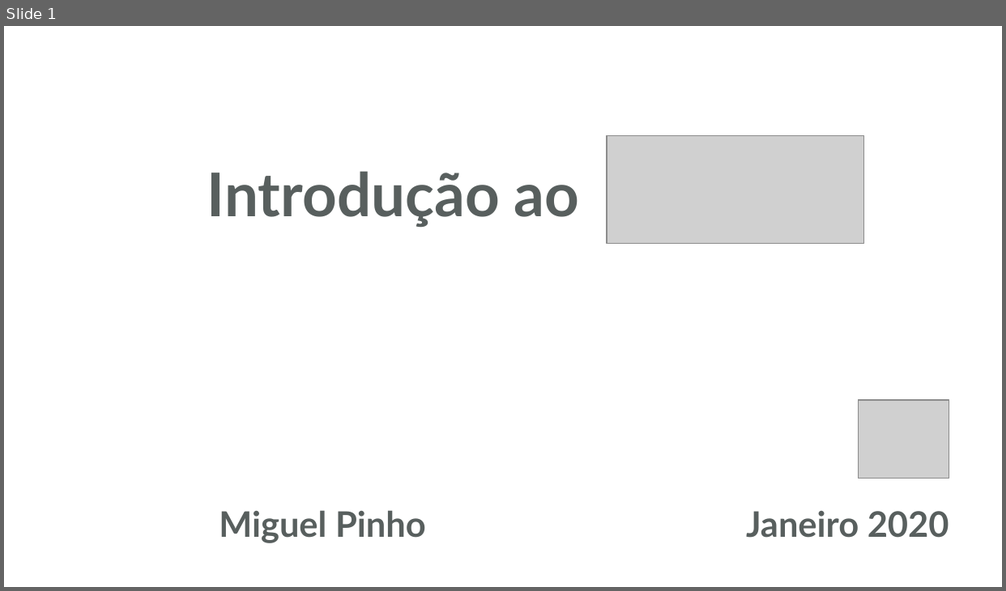
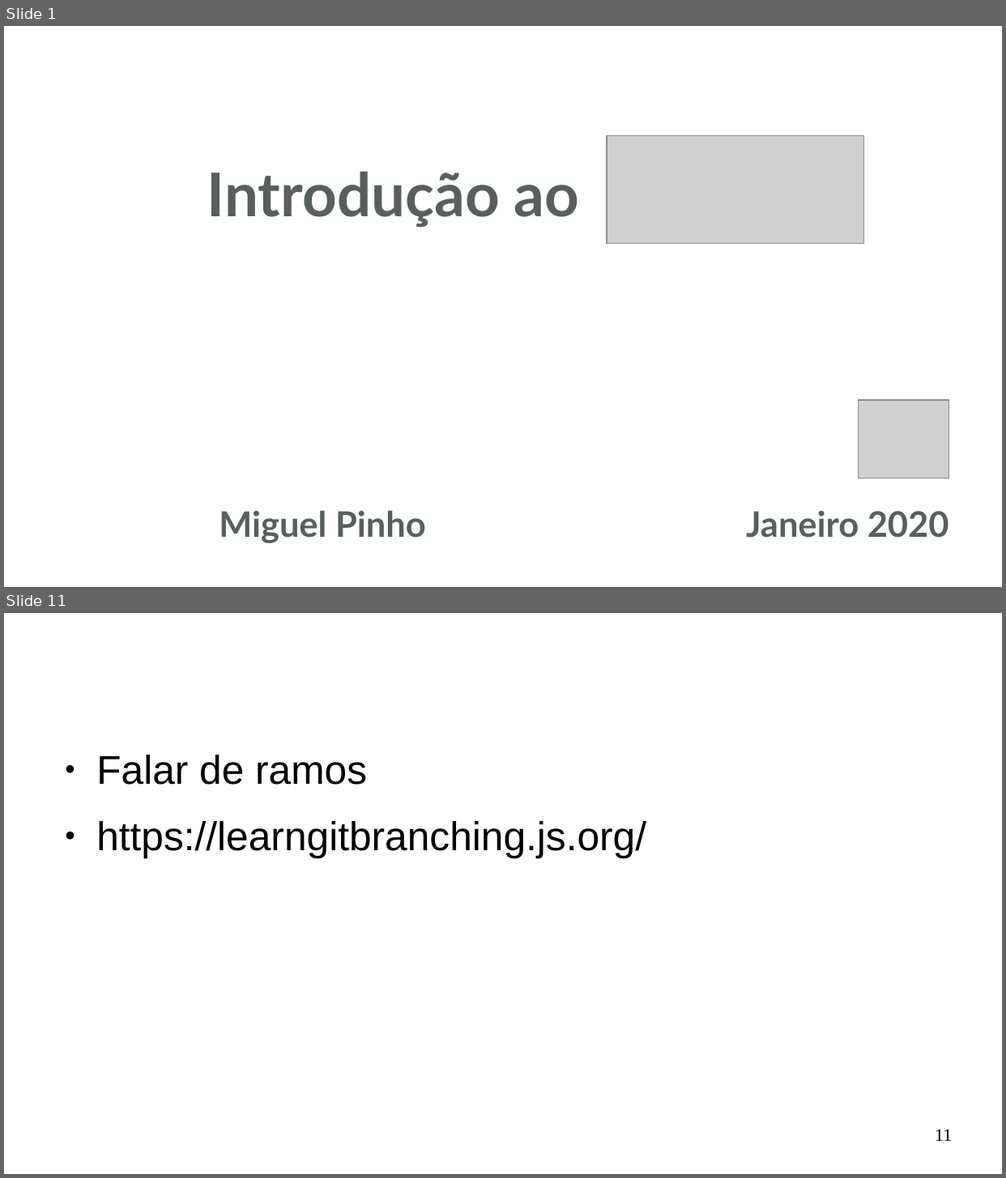
Before and after one commit to miguelpinho/git-lecture, a slide deck: lecture_pt.odp. Shown one above the other, each under a label of ours: slide 1 before the commit, slides 1 and 11 after it; the slides between them are not shown. The pictures are 1006x591 and 1006x1178 pixels, drawn with LibreOffice and Linux fonts; fonts in the diff are those of the drawing; grey boxes stand for pictures. Boxes give left, top, right and bottom in pixels: in the first picture for what was removed or moved away, otherwise in the second. Text is boxed around its words. In the diff, an @@ line names an element or a change of style, - is before the commit and + after.

```diff
--- a/lecture_pt.odp
+++ b/lecture_pt.odp
@@ slide 11 added at (x1=4, y1=613, x2=1002, y2=1174), background #FFFFFF @@
@@ text added at (x1=96, y1=755, x2=646, y2=858), 32 pt, text #000000 @@
+● Falar de ramos
+● https://learngitbranching.js.org/
@@ page number added at (x1=935, y1=1129, x2=952, y2=1141), 14 pt, text #000000 @@
+11
```
Also in this commit, not shown: 3 slides changed, 11 other slides added.
